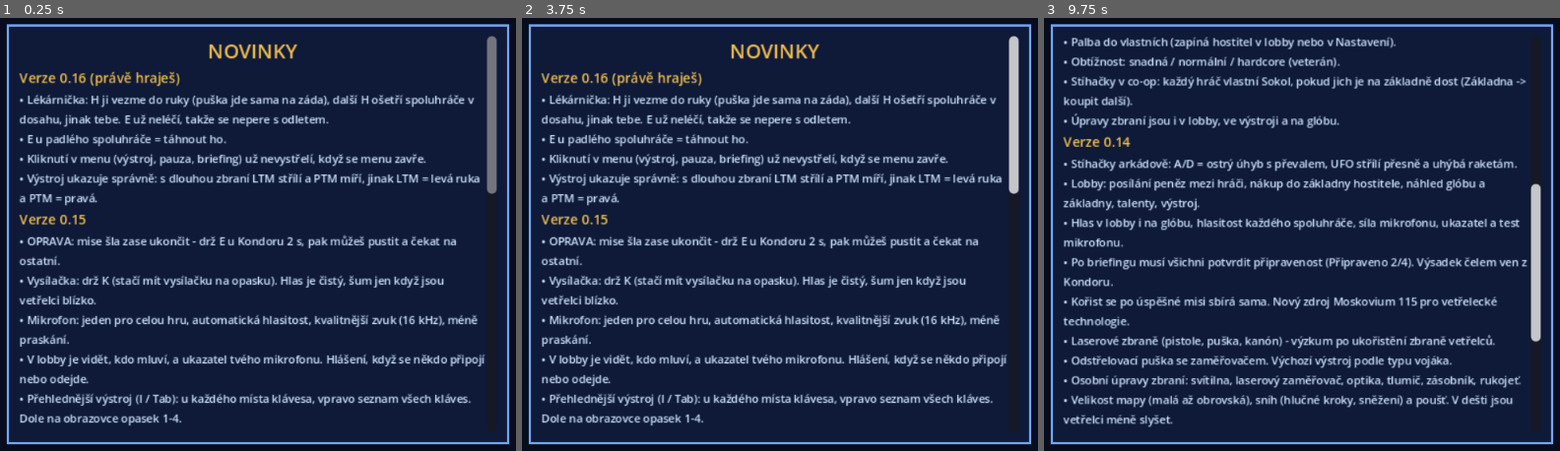
Above: before the commit, frames 1-3 (left to right).
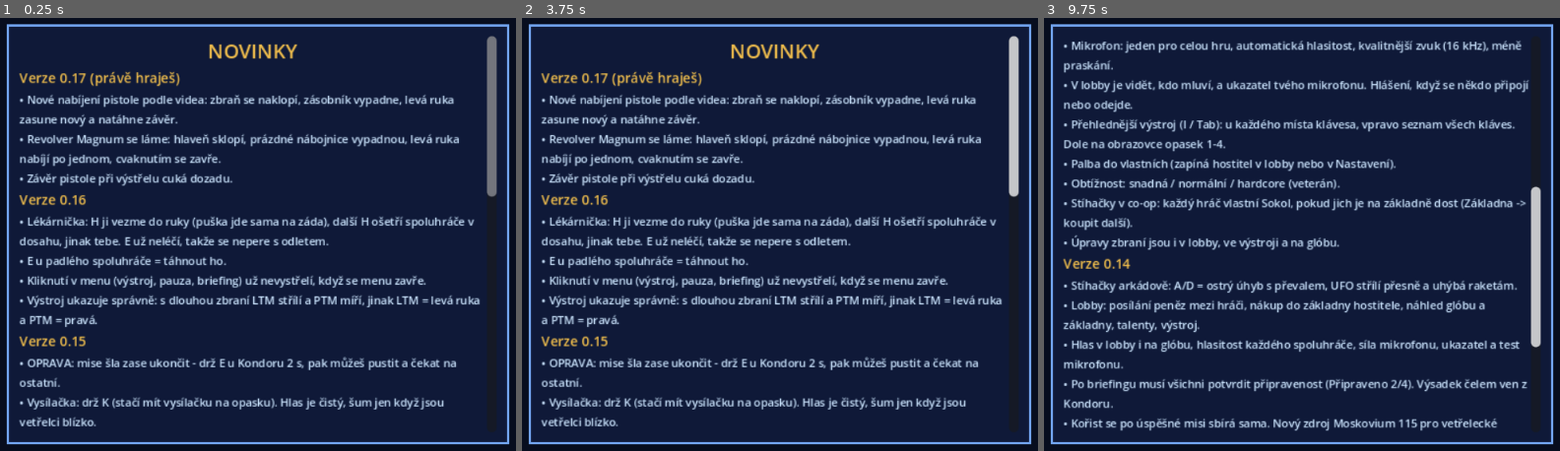
Above: after the commit, the same moments.

Repository: arielistelosbutch/Enemy-Beyond
Game: Godot game, scene res://scenes/Main.tscn
Same seed, same stepped clock (60 frames per second), same inputs: the game is played once before the commit and once after it.
Inputs (mouse positions are in pixels of both pictures, inside the frame that each line leads up to):
- Up to frame 1 (0.25 s): no input
- Up to frame 2 (3.75 s): tap Enter at 0.5, 2, 3.5 s; move the mouse to (955, 212) at 0.52 s; hold D (move_right) 0.53-1.25 s; hold E (use) 0.53-1.25 s; click (955, 212) at 0.67 s; tap Space (jump) at 0.77, 1.25, 2.75 s; drag from (620, 256) to (738, 325) at 1.27 s; move the mouse to (857, 139) at 2.02 s; hold D (move_right) 2.03-2.75 s; hold E (use) 2.03-2.75 s; tap 1 (belt1) at 2.1 s; drag from (738, 325) to (542, 169) at 2.77 s; move the mouse to (1017, 303) at 3.52 s; hold A (move_left) from 3.53 s (still down); hold E (use) from 3.53 s (still down); tap 3 (belt3) at 3.6 s
- Up to frame 3 (9.75 s): tap Space (jump) at 3.77, 4.25, 6.77 s; tap I (inventory) at 4.15 s; release A (move_left) at 4.25 s; release E (use) at 4.25 s; drag from (1064, 169) to (1183, 126) at 4.27 s; move the mouse to (1343, 234) at 5.02 s; hold S (move_back) 5.03-5.75 s; hold E (use) 5.03-5.75 s; tap C (crouch) at 5.1 s; click (1343, 234) at 5.17 s; tap R (reload) at 5.65 s; drag from (1183, 126) to (1142, 256) at 5.77 s; move the mouse to (1477, 212) at 6.52 s; hold W (move_forward) 6.53-7.25 s; hold E (use) 6.53-7.25 s; tap T (flare) at 6.6 s; drag from (1142, 256) to (1260, 325) at 7.27 s; move the mouse to (1379, 139) at 8.02 s; hold S (move_back) 8.03-8.75 s; hold E (use) 8.03-8.75 s; tap G (grenade) at 8.1 s; drag from (1260, 325) to (1064, 169) at 8.77 s; move the mouse to (1539, 303) at 9.52 s; hold W (move_forward) from 9.53 s (still down); hold E (use) from 9.53 s (still down); tap V (melee) at 9.6 s; click (1539, 303) at 9.67 s

The runs differ from the first frame. In frame 1, 16% of the frame differs, in the area x 3-97%, y 12-95%; in frame 2, 16%; in frame 3, 23%, in the area x 3-97%, y 4-96%.

Commit message:
Enemy Beyond 0.17: nabíjení pistole a revolveru podle videí
Co-Authored-By: Claude Opus 5.5 <noreply@anthropic.com>
Claude-Session: https://claude.ai/code/session_01EAk7UDZdciQuxvQV6RdKX6

Diff:
--- a/changelog.json
+++ b/changelog.json
@@ -1,4 +1,9 @@
 {
+ "0.17": [
+  "Nové nabíjení pistole podle videa: zbraň se naklopí, zásobník vypadne, levá ruka zasune nový a natáhne závěr.",
+  "Revolver Magnum se láme: hlaveň sklopí, prázdné nábojnice vypadnou, levá ruka nabíjí po jednom, cvaknutím se zavře.",
+  "Závěr pistole při výstřelu cuká dozadu."
+ ],
  "0.16": [
   "Lékárnička: H ji vezme do ruky (puška jde sama na záda), další H ošetří spoluhráče v dosahu, jinak tebe. E už neléčí, takže se nepere s odletem.",
   "E u padlého spoluhráče = táhnout ho.",
--- a/scripts/autotest.gd
+++ b/scripts/autotest.gd
@@ -61,6 +61,7 @@
 		"stance": _stance(p)
 		"wshot": _wshot(p)
 		"pose": _pose(p)
+		"rlanim": _rlanim(p)
 		"terror": _terror(p)
 		"panic":
 			if p and step == 0 and t > 3:
@@ -557,6 +558,47 @@
 		get_viewport().get_texture().get_image().save_png("user://pose_item_%s.png" % id)
 	get_tree().quit()
 
+func _rlanim(p: Node) -> void:
+	if p == null or step > 0 or not m().go or m().hud._brief_t >= 0:
+		return
+	step = 1
+	m().hud.inventory_open = false
+	p.set_physics_process(false)
+	p.global_position = m().map["evac"] + Vector3(0, 40, 8)     # up in the sky: nothing in the way
+	p.rotation.y = PI
+	p.pitch = 0.0
+	p.flash.visible = false
+	for id in ["pistol", "magnum"]:
+		p.inv["rh"] = {"id": id, "loaded": 0}
+		p.inv.erase("lh")
+		p._update_held()
+		await get_tree().process_frame
+		var phs := [0.0, 0.18, 0.3, 0.45, 0.68, 0.76, 1.0] if id == "pistol" else [0.0, 0.2, 0.5, 0.7, -1.0]
+		if Game.cmd_arg("dense", "") == "1":
+			phs = []
+			var n := 34 if id == "pistol" else 14
+			for j in n:
+				phs.append(float(j) / (n - 1))
+			if id == "magnum":
+				phs += [0.0, 0.3, 0.6, 0.9, -1.0, -1.0, -1.0]
+		for i in phs.size():
+			var ph: float = phs[i]
+			if ph < 0:
+				p.busy = 0.0
+				p.busy_text = ""
+				for k in 3:
+					p._viewmodel_motion(0.05, 0.0)
+			else:
+				p.busy_total = 1.7 if id == "pistol" else 0.7
+				p.busy = p.busy_total * (1.0 - ph) + 0.0001
+				p.busy_text = "Přebíjím" if id == "pistol" else "Přebíjím po náboji"
+				for k in (25 if Game.cmd_arg("dense", "") != "1" else 4):
+					p._viewmodel_motion(0.05, 0.0)
+			await get_tree().process_frame
+			await get_tree().process_frame
+			get_viewport().get_texture().get_image().save_png("user://rl_%s_%d.png" % [id, i])
+	get_tree().quit()
+
 func _wshot(p: Node) -> void:
 	if p == null or step > 0:
 		return
--- a/scripts/boot.gd
+++ b/scripts/boot.gd
@@ -8,7 +8,7 @@
 const UPDATE_PCK := "user://update.pck"
 const UPDATE_INFO := "user://update.json"
 ## The version built into this .exe (the update must be newer to be used).
-const BUILD_VERSION := "0.16"
+const BUILD_VERSION := "0.17"
 
 var update_version := ""
 
--- a/scripts/game.gd
+++ b/scripts/game.gd
@@ -2,14 +2,14 @@
 ## Enemy Beyond - global state: controls, the mercenary's profile, item rules,
 ## shared materials and sounds.
 
-const VERSION := "0.16 prototyp"
-const VERSION_NUM := "0.16"
+const VERSION := "0.17 prototyp"
+const VERSION_NUM := "0.17"
 
 # ---- items (like UFO: every item has weight; hands, belt and backpack hold them) ----
 const ITEMS := {
 	# hands: "two" = needs both hands. kind: gun / melee / throw / tool / ammo
 	"rifle": {"name": "Puška", "short": "Puška", "weight": 7, "type": "weapon", "two": true, "ammo": "rifle_clip", "damage": 32, "spread": 1.4, "rate": 0.16, "auto": true, "sound": "rifle", "noise": 45.0, "muzzle": 0.72, "reload": 1.5},
-	"pistol": {"name": "Pistole", "short": "Pistole", "weight": 3, "type": "weapon", "ammo": "pistol_clip", "damage": 26, "spread": 2.0, "rate": 0.28, "auto": false, "sound": "pistol", "noise": 35.0, "muzzle": 0.16, "reload": 1.2},
+	"pistol": {"name": "Pistole", "short": "Pistole", "weight": 3, "type": "weapon", "ammo": "pistol_clip", "damage": 26, "spread": 2.0, "rate": 0.28, "auto": false, "sound": "pistol", "noise": 35.0, "muzzle": 0.16, "reload": 1.7},
 	"shotgun": {"name": "Brokovnice", "short": "Brokovnice", "weight": 6, "type": "weapon", "two": true, "ammo": "shells", "damage": 16, "pellets": 8, "choke": 3.2, "spread": 3.0, "rate": 0.85, "auto": false, "sound": "shotgun", "noise": 55.0, "muzzle": 0.72, "single": 0.5, "cap": 6, "kick": 2.0},
 	"magnum": {"name": "Revolver Magnum", "short": "Magnum", "weight": 3, "type": "weapon", "ammo": "magnum_rounds", "damage": 78, "spread": 1.1, "rate": 0.75, "auto": false, "sound": "magnum", "noise": 55.0, "muzzle": 0.27, "single": 0.7, "cap": 6, "kick": 2.5},
 	"autocannon": {"name": "Autokanón", "short": "Autokanón", "weight": 16, "type": "weapon", "two": true, "heavy": 0.72,  …(186 unchanged characters)…
--- a/scripts/main_menu.gd
+++ b/scripts/main_menu.gd
@@ -934,7 +934,7 @@
 		"air":
 			Net.mission_params = {"intercept": true, "id": -1, "ufo": Game.cmd_arg("ufo", "raider")}
 			get_tree().change_scene_to_file("res://scenes/Intercept.tscn")
-		"town", "zoo", "terror", "voice", "club", "uimission", "stance", "wshot", "pose":
+		"town", "zoo", "terror", "voice", "club", "uimission", "stance", "wshot", "pose", "rlanim":
 			Net.play_solo()
 			Campaign.active = false
 			Net.start_mission({"type": Game.cmd_arg("mtype", "terror"), "biome": Game.cmd_arg("biome", "town"), "night": Game.cmd_arg("day", "0") != "1",
--- a/scripts/player.gd
+++ b/scripts/player.gd
@@ -274,9 +274,14 @@
 		rot = Vector3(0.35 + sin(_vm_t) * 0.06, 0.9, 0.45)
 	# reload: tilt in, hold, back up (the magazine drops at a quarter)
 	var rl := 0.0
-	if busy > 0 and busy_total > 0 and busy_text.begins_with("Přebíj"):
+	var reloading := busy > 0 and busy_total > 0 and busy_text.begins_with("Přebíj")
+	if reloading and not rid in ["pistol", "magnum"]:
 		var ph := 1.0 - busy / busy_total
 		rl = smoothstep(0.0, 0.25, ph) * (1.0 - smoothstep(0.75, 1.0, ph))
+	# pistol and revolver: full hand-made reloads (after Ivo's videos)
+	var ra := _reload_anim(delta, rid, reloading)
+	base += ra[0]
+	rot += ra[1]
 	# digging in the backpack: hands drop out of view
 	var dig := 1.0 if (busy > 0 and busy_stand) else 0.0
 	var target: Vector3 = base + bob + Vector3(0.0, -0.1 * rl - 0.4 * dig, 0.05 * _vm_kick)
@@ -1125,6 +1130,162 @@
 			wp["loaded"] = cap
 			Game.play_ui(self, "reload", -12))
 
+# ---- reload animations, after Ivo's videos ------------------------------------------------
+# Pistol: tilt the gun in, magazine drops out, the left hand brings a new one up and slaps it
+# in, the gun rolls on its side and the hand racks the slide, back on target.
+# Revolver (top-break): muzzle up, the barrel tips down, empties fall out, the left hand
+# feeds the rounds one by one, a flick of the wrist snaps it shut.
+var _rl_hand: Node3D
+var _rl_carry := ""
+var _rev_open := 0.0
+var _rev_was := false
+var _rev_closing := 0.0
+var _rl_last := 0.0
+
+func _vm_part(n: String) -> Node3D:
+	if gun == null:
+		return null
+	for c in gun.get_children():
+		var f := c.find_child(n, true, false)
+		if f:
+			if not f.has_meta("rest"):
+				f.set_meta("rest", f.transform)
+			return f
+	return null
+
+func _reload_hand(carry: String) -> Node3D:
+	if _rl_hand == null:
+		_rl_hand = Game.model("hand_l")
+		_rl_hand.top_level = true
+		cam.add_child(_rl_hand)
+	if carry != _rl_carry:
+		_rl_carry = carry
+		for c in _rl_hand.get_children():
+			if c.name.begins_with("Carry"):
+				c.queue_free()
+		if carry != "":
+			var m := Game.model(carry)
+			m.name = "Carry"
+			_rl_hand.add_child(m)
+	return _rl_hand
+
+## Returns [position offset, rotation offset] for the gun, and moves slide, magazine,
+## barrel and the reloading hand.
+func _reload_anim(delta: float, rid: String, reloading: bool) -> Array:
+	var dp := Vector3.ZERO
+	var dr := Vector3.ZERO
+	var hand_on := false
+	var hand_at := Vector3.ZERO
+	var hand_rot := Vector3(0.7, 0.0, 0.0)
+	var ph := 1.0 - busy / busy_total if busy_total > 0 else 0.0
+	if rid == "pistol":
+		var slide := _vm_part("Slide")
+		var mag := _vm_part("Mag")
+		var down := Vector3(0, -0.969, 0.247)      # along the grip, out of the gun
+		var mag_off := 0.0
+		var slide_back := _vm_kick * 0.02          # the slide also kicks back on every shot
+		if reloading:
+			var tilt := smoothstep(0.0, 0.12, ph) * (1.0 - smoothstep(0.55, 0.64, ph))
+			var side := smoothstep(0.55, 0.66, ph) * (1.0 - smoothstep(0.86, 0.98, ph))
+			dp = Vector3(-0.13, 0.17, -0.06) * tilt + Vector3(-0.12, 0.12, -0.1) * side
+			dr = Vector3(0.12, 0.3, 0.45) * tilt + Vector3(0.05, -0.1, 0.95) * side
+			# old magazine drops (0.12-0.25), gun empty, the new one goes in (0.38-0.55)
+			if ph < 0.12: mag_off = 0.0
+			elif ph < 0.25: mag_off = smoothstep(0.12, 0.25, ph) * 0.18
+			elif ph < 0.38: mag_off = 1.0
+			elif ph < 0.55: mag_off = 0.11 * (1.0 - smoothstep(0.42, 0.55, ph))
+			if mag:
+				mag.visible = mag_off < 0.9
+			# the left hand: up from below with the spare (0.22-0.38), pushes it in, then racks
+			if ph > 0.2 and ph < 0.58 and mag and slide:
+				hand_on = true
+				var mrest: Transform3D = mag.get_meta("rest")
+				var bottom: Vector3 = gun.global_transform * (mrest.origin + down * (0.05 + maxf(mag_off, 0.11 if ph < 0.38 else mag_off)))
+				var from_below: Vector3 = cam.global_transform * Vector3(-0.08, -0.5, -0.35)
+				hand_at = from_below.lerp(bottom, smoothstep(0.2, 0.36, ph))
+				_reload_hand("pistol_mag" if ph < 0.38 else "")
+			elif ph > 0.62 and ph < 0.92 and slide:
+				hand_on = true
+				var top: Vector3 = slide.global_transform * Vector3(0, 0.03, -0.01)
+				var from_side: Vector3 = cam.global_transform * Vector3(-0.3, -0.3, -0.3)
+				hand_at = from_side.lerp(top, smoothstep(0.62, 0.7, ph)).lerp(from_side, smoothstep(0.84, 0.92, ph))
+				hand_rot = Vector3(0.0, -0.3, 0.2)
+				_reload_hand("")
+				slide_back = 0.04 * smoothstep(0.7, 0.78, ph) * (1.0 - smoothstep(0.8, 0.82, ph))
+			# sounds on the beats of the video: magazine seated, slide released
+			if _rl_last < 0.52 and ph >= 0.52:
+				Game.play_ui(self, "reload", -10)
+			if _rl_last < 0.8 and ph >= 0.8:
+				Game.play_ui(self, "clink", -8)
+			_rl_last = ph
+		elif mag:
+			mag.visible = true
+			_rl_last = 0.0
+		if mag:
+			var r0: Transform3D = mag.get_meta("rest")
+			mag.position = r0.origin + down * clampf(mag_off, 0.0, 0.2)
+		if slide:
+			var s0: Transform3D = slide.get_meta("rest")
+			slide.position = s0.origin + Vector3(0, 0, slide_back)
+	elif rid == "magnum":
+		var barrel := _vm_part("Barrel")
+		var single := reloading and busy_text.begins_with("Přebíjím po")
+		if single and not _rev_was:
+			_rev_was = true
+			_eject_empties()
+		if single:
+			_rev_open = minf(1.0, _rev_open + delta * 4.0)
+			_rev_closing = 0.0
+		elif _rev_was:
+			_rev_was = false
+			_rev_closing = 0.35
+			Game.play_ui(self, "clink", -6)      # snapped shut
+		if _rev_closing > 0.0:
+			_rev_closing -= delta
+			_rev_open = maxf(0.0, _rev_open - delta * 6.0)
+		var o := smoothstep(0.0, 1.0, _rev_open)
+		dp = Vector3(-0.1, 0.08, -0.07) * o
+		dr = Vector3(0.75, 0.35, 0.25) * o + Vector3(0.25, 0, 0) * (_rev_closing / 0.35 if _rev_closing > 0 else 0.0)
+		if barrel:
+			var b0: Transform3D = barrel.get_meta("rest")
+			barrel.transform = b0 * Transform3D(Basis(Vector3.RIGHT, -1.1 * o), Vector3.ZERO)
+			if single and _rev_open >= 1.0:
+				# one round: the hand brings it from the belt and pushes it into a chamber
+				hand_on = true
+				var chamber: Vector3 = barrel.global_transform * Vector3(0.012, 0.019, 0.07) + cam.global_transform.basis * Vector3(-0.03, -0.045, 0.03)
+				var from_low: Vector3 = cam.global_transform * Vector3(-0.15, -0.45, -0.3)
+				hand_at = from_low.lerp(chamber, smoothstep(0.0, 0.55, ph)).lerp(from_low, smoothstep(0.85, 1.0, ph))
+				hand_rot = Vector3(0.4, -0.2, 0.0)
+				_reload_hand("round" if ph < 0.8 else "")
+	if _rl_hand:
+		_rl_hand.visible = hand_on
+		if hand_on:
+			_rl_hand.global_position = hand_at
+			_rl_hand.global_transform.basis = cam.global_transform.basis * Basis.from_euler(hand_rot)
+	return [dp, dr]
+
+## The revolver breaks open: the empties fall out.
+func _eject_empties() -> void:
+	var barrel := _vm_part("Barrel")
+	if barrel == null or not is_inside_tree():
+		return
+	Game.play_at(mission, "clink", global_position, -12)
+	for i in 5:
+		var b := RigidBody3D.new()
+		b.collision_layer = 0
+		b.collision_mask = 1
+		var cs := CollisionShape3D.new()
+		var sh := BoxShape3D.new()
+		sh.size = Vector3(0.01, 0.01, 0.03)
+		cs.shape = sh
+		b.add_child(cs)
+		b.add_child(Game.model("round"))
+		mission.add_child(b)
+		b.global_position = barrel.global_transform * Vector3(randf_range(-0.01, 0.01), 0.02, 0.05)
+		b.linear_velocity = velocity + Vector3(randf_range(-0.4, 0.4), -0.5, randf_range(-0.2, 0.4))
+		b.angular_velocity = Vector3(randf_range(-8, 8), randf_range(-8, 8), 0)
+		get_tree().create_timer(12.0).timeout.connect(b.queue_free)
+
 func _drop_mag() -> void:
 	if gun == null or not is_inside_tree():
 		return
--- a/update/version.json
+++ b/update/version.json
@@ -1 +1 @@
-{"version": "0.16", "min_build": "0.13", "pck": "https://raw.githubusercontent.com/arielistelosbutch/Enemy-Beyond/main/update/enemy_beyond_0.16.pck", "zip": "https://github.com/arielistelosbutch/Enemy-Beyond/raw/main/hratelny-test/EnemyBeyond-0.16-windows.zip"}
+{"version": "0.17", "min_build": "0.13", "pck": "https://raw.githubusercontent.com/arielistelosbutch/Enemy-Beyond/main/update/enemy_beyond_0.17.pck", "zip": "https://github.com/arielistelosbutch/Enemy-Beyond/raw/main/hratelny-test/EnemyBeyond-0.17-windows.zip"}
Binary file changed: assets/models/grenade.glb
Binary file added: assets/models/hands_pistol.glb
Not shown, added: assets/models/hands_pistol.glb.import
Binary file changed: assets/models/magnum.glb
Binary file changed: assets/models/pistol.glb
Binary file added: assets/models/pistol_mag.glb
Not shown, added: assets/models/pistol_mag.glb.import
Binary file changed: assets/models/plasma_rifle.glb
Binary file added: assets/models/round.glb
Not shown, added: assets/models/round.glb.import
Not shown, removed: hratelny-test/EnemyBeyond-0.16-windows.zip
Not shown, added: hratelny-test/EnemyBeyond-0.17-windows.zip
(and 2 more such lines)
